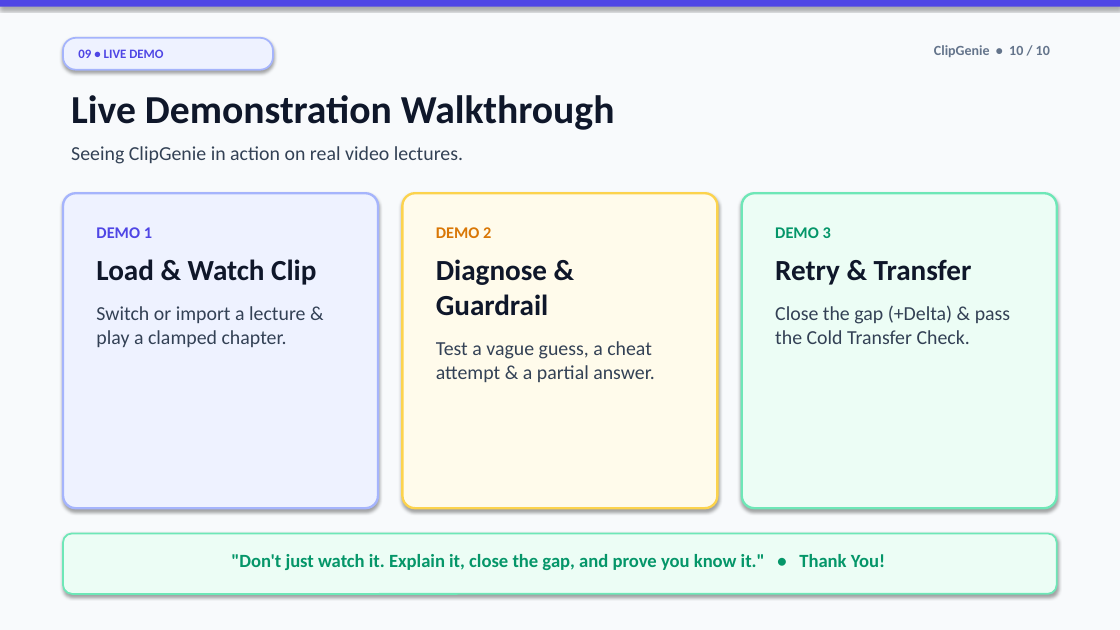
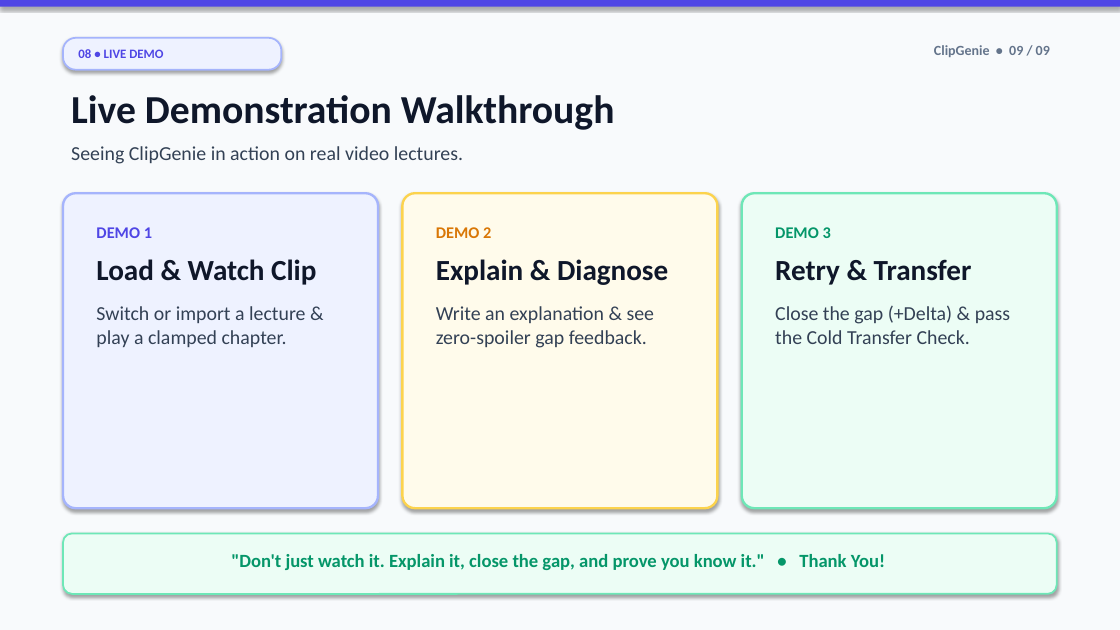
Before and after one commit to ansnaeemcodes/clipgenie, a slide deck: slide 9 of ClipGenie_Presentation.pptx (slide 10 before the commit). Drawn at 1120x630 pixels with LibreOffice and Linux fonts; fonts in the diff are those of the drawing. Boxes give left, top, right and bottom in pixels: in the first picture for what was removed or moved away, otherwise in the second. Text is boxed around its words. In the diff, an @@ line names an element or a change of style, - is before the commit and + after.

Commit message:
Update presentation deck to 9-slide light stage version without guardrails slide

```diff
--- a/ClipGenie_Presentation.pptx
+++ b/ClipGenie_Presentation.pptx
@@ rounded rectangle "08 • LIVE DEMO": place and size @@
-rounded rectangle "08 • LIVE DEMO" at (63, 38, 273, 70)
+rounded rectangle "08 • LIVE DEMO" at (63, 38, 281, 70)
@@ text at (934, 45, 1050, 57): text changed @@
-ClipGenie • 10 / 10
+ClipGenie • 09 / 09
@@ text at (436, 259, 668, 348): text changed @@
-Diagnose & Guardrail
-Test a vague guess, a cheat attempt & a partial answer.
+Explain & Diagnose
+Write an explanation & see zero-spoiler gap feedback.
```
Also in this commit, not shown: 8 other slides changed, 1 slide removed, 7 other files.
